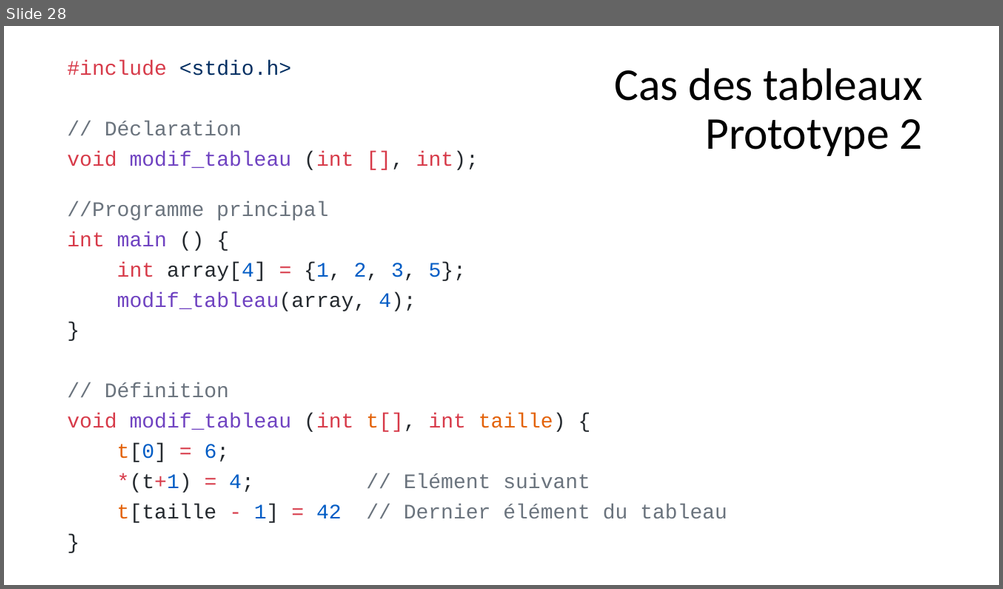
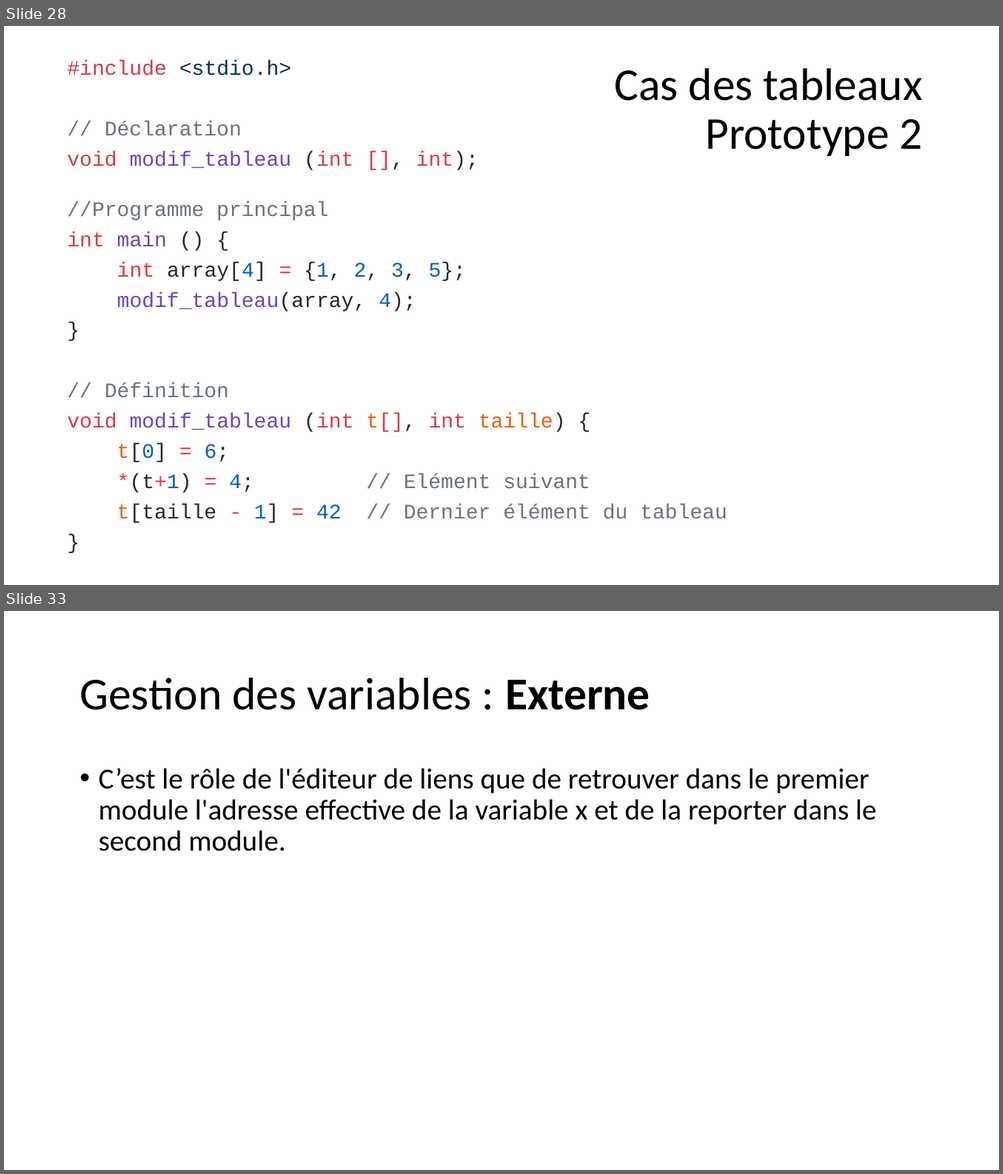
Before and after one commit to standard3/BTS1, a slide deck: 02_C/05_Fonctions/Fonctions.pptx. Shown one above the other, each under a label of ours: slide 28 before the commit, slides 28 and 33 after it; the slides between them are not shown. The pictures are 1003x589 and 1003x1174 pixels, drawn with LibreOffice and Linux fonts; fonts in the diff are those of the drawing. Boxes give left, top, right and bottom in pixels: in the first picture for what was removed or moved away, otherwise in the second. Text is boxed around its words. In the diff, an @@ line names an element or a change of style, - is before the commit and + after.

Commit message:
variables statiques

```diff
--- a/02_C/05_Fonctions/Fonctions.pptx
+++ b/02_C/05_Fonctions/Fonctions.pptx
@@ slide 33 added at bbox=[4, 611, 999, 1170], background #FFFFFF @@
@@ title added at bbox=[79, 678, 650, 710], 44 pt, text #000000 @@
+Gestion des variables : Externe
@@ text added at bbox=[99, 768, 876, 851], 28 pt, text #000000 @@
+• C’est le rôle de l'éditeur de liens que de retrouver dans le premier module l'adresse effective de la variable x et de la reporter dans le second module.
```
Also in this commit, not shown: 12 other slides added, 3 other files.
